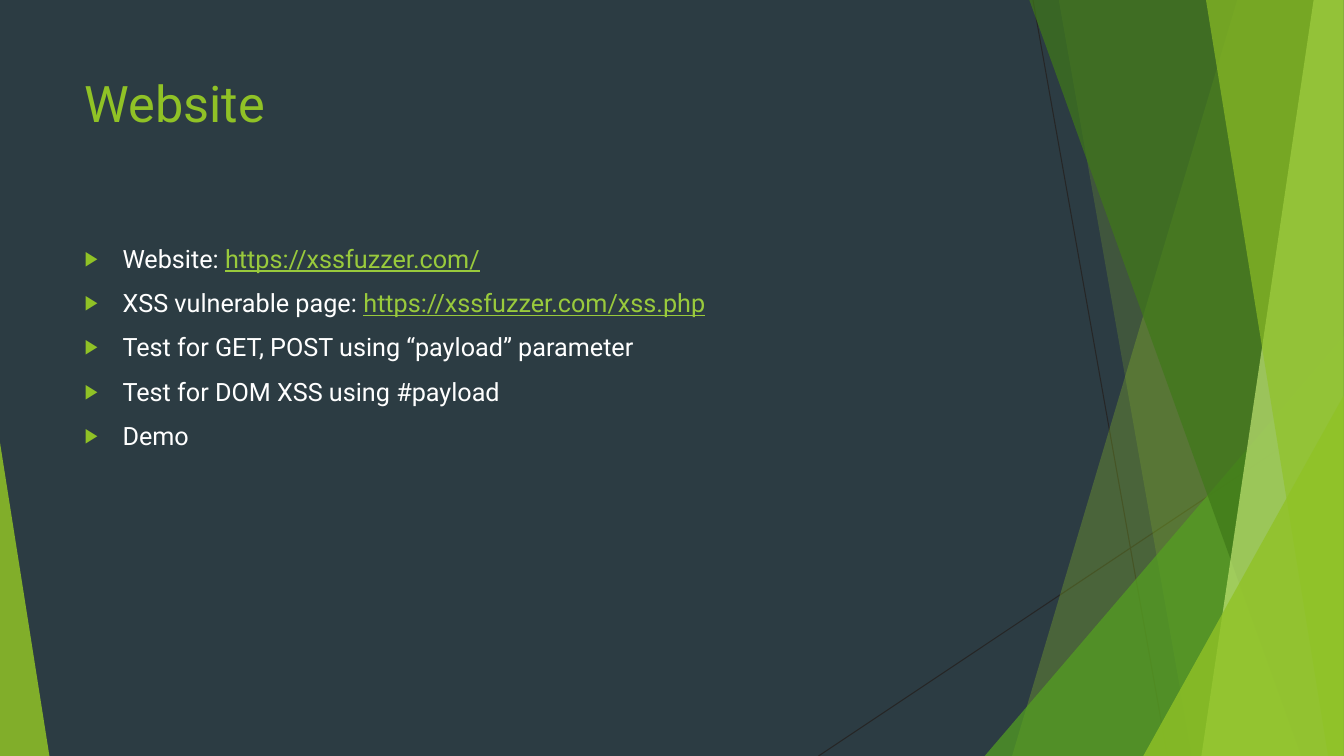
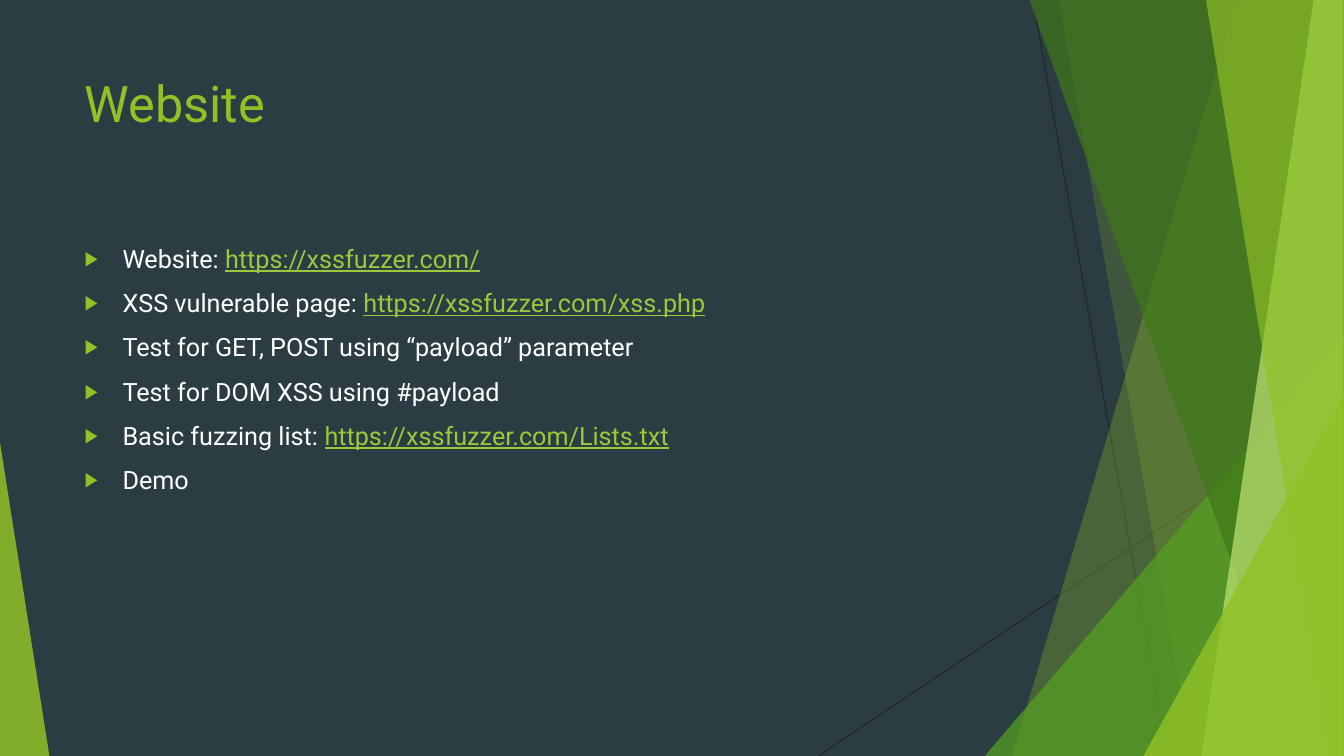
Before and after one commit to NytroRST/XSSFuzzer, a slide deck: slide 23 of XSSFuzzer.pptx. Drawn at 1344x756 pixels with LibreOffice and Linux fonts; fonts in the diff are those of the drawing. Boxes give left, top, right and bottom in pixels: in the first picture for what was removed or moved away, otherwise in the second. Text is boxed around its words. In the diff, an @@ line names an element or a change of style, - is before the commit and + after.

Commit message:
Small update
Fixes: add lists and git repo

```diff
--- a/XSSFuzzer.pptx
+++ b/XSSFuzzer.pptx
@@ text at [123, 426, 669, 451]: paragraph added @@
+▶ Basic fuzzing list: https://xssfuzzer.com/Lists.txt
```
Also in this commit, not shown: 1 other slide changed.
